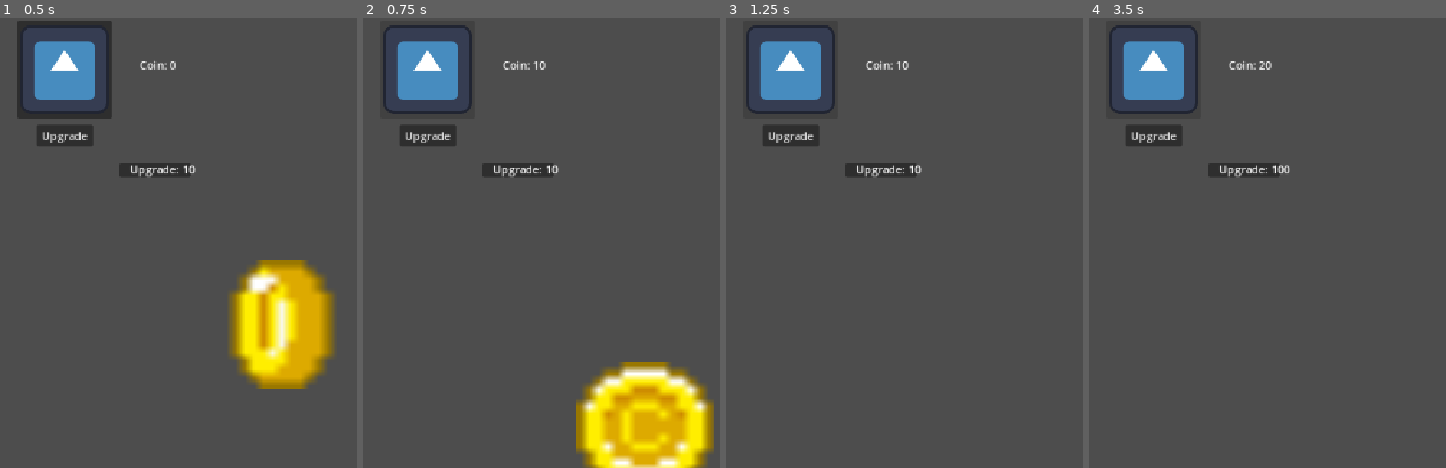
Above: before the commit, frames 1-4 (left to right).
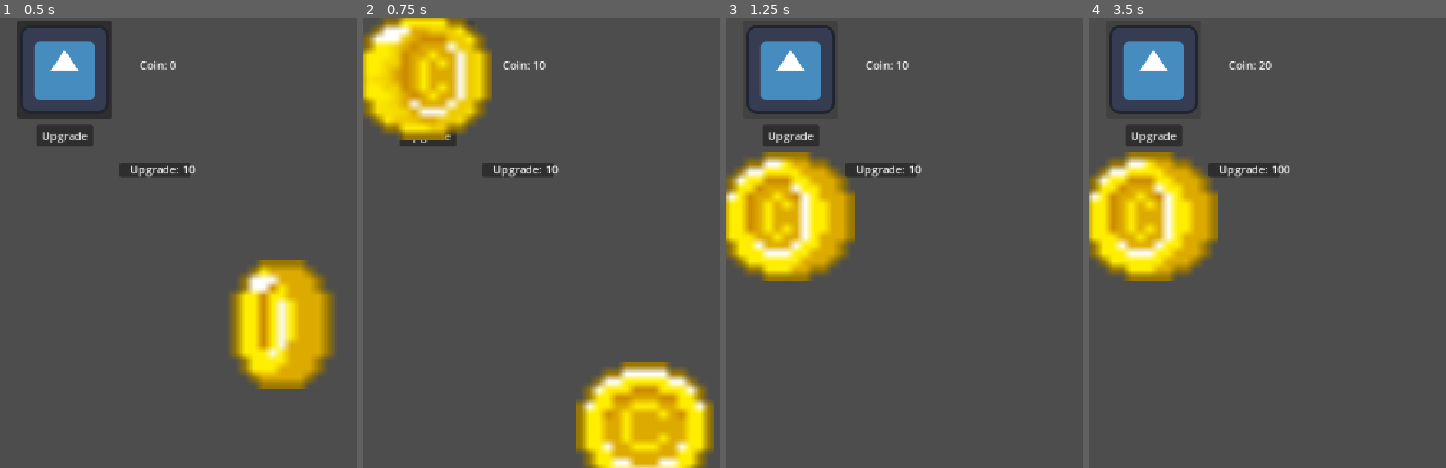
Above: after the commit, the same moments.

Repository: multii-RC/Clicker-Game-Real
Game: Godot game, scene res://Scenes/GameScene1.tscn
Same seed, same stepped clock (60 frames per second), same inputs: the game is played once before the commit and once after it. The project has no main scene, so this scene is started directly. The engine's default icon, where the game draws it, is replaced by a stand-in: a white triangle on a blue panel in a dark square.
Inputs (mouse positions are in pixels of both pictures, inside the frame that each line leads up to):
- Up to frame 1 (0.5 s): no input
- Up to frame 2 (0.75 s): click (427, 67) at 0.5 s
- Up to frame 3 (1.25 s): no input
- Up to frame 4 (3.5 s): click "Upgrade" at 1.25 s; click (1242, 171) at 2 s; click (1153, 67) at 2.75 s

Frame 1 is identical in both runs. In frame 2, 8.7% of the frame differs, in the area x 0-37%, y 0-28%; in frame 3, 8.9%, in the area x 0-37%, y 29-59%; in frame 4, 8.9%.

Commit message:
Coiins when click clicker

Diff:
--- a/Scripts/clicker_button.gd
+++ b/Scripts/clicker_button.gd
@@ -23,4 +23,5 @@
 func on_pressed() -> void:
 	ClickerSignal.emit(ClickerStrength)
 	var c = CoinScene.instantiate()
+	add_child(c)
 	c.global_position = get_global_mouse_position()
